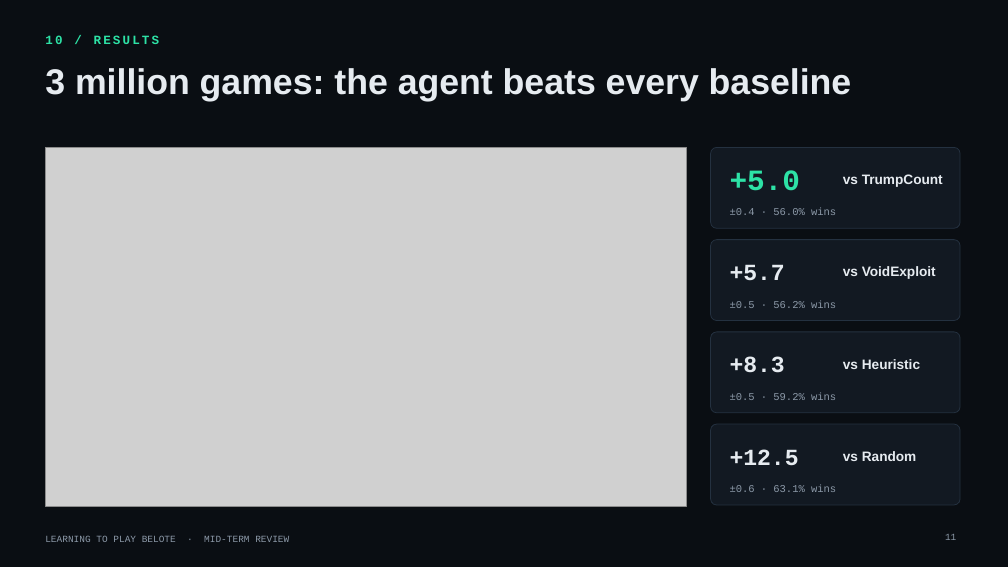
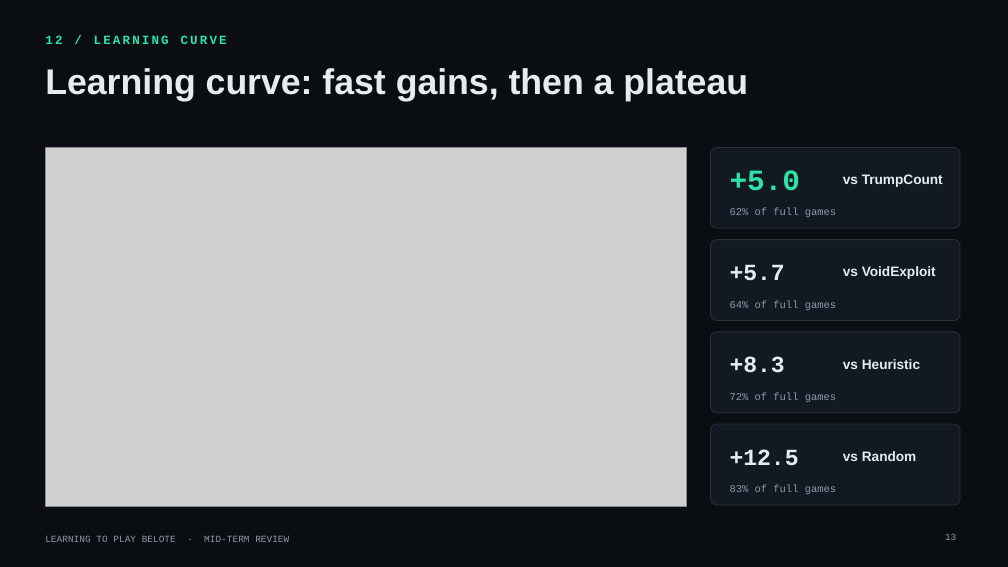
Before and after one commit to yoniBenabou/TwoPlayersBelote, a slide deck: slide 13 of presentation/belote_midterm_v3.pptx (slide 11 before the commit). Drawn at 1008x567 pixels with LibreOffice and Linux fonts; fonts in the diff are those of the drawing; grey boxes stand for pictures; background and template pictures are left out. Boxes give left, top, right and bottom in pixels: in the first picture for what was removed or moved away, otherwise in the second. Text is boxed around its words. In the diff, an @@ line names an element or a change of style, - is before the commit and + after.

```diff
--- a/presentation/belote_midterm_v3.pptx
+++ b/presentation/belote_midterm_v3.pptx
@@ text at [45, 35, 227, 44]: text changed @@
-10 / RESULTS
+12 / LEARNING CURVE
@@ title at [45, 68, 748, 101]: text changed @@
-3 million games: the agent beats every baseline
+Learning curve: fast gains, then a plateau
@@ text at [730, 208, 836, 217]: text changed @@
-±0.4 · 56.0% wins
+62% of full games
@@ text at [730, 300, 836, 310]: text changed @@
-±0.5 · 56.2% wins
+64% of full games
@@ text at [730, 393, 836, 402]: text changed @@
-±0.5 · 59.2% wins
+72% of full games
@@ text at [730, 485, 836, 494]: text changed @@
-±0.6 · 63.1% wins
+83% of full games
@@ page number at [945, 534, 956, 540]: text changed @@
-11
+13
```
Also in this commit, not shown: 6 other slides changed, 1 slide added, 2 slides removed, 1 other file.
